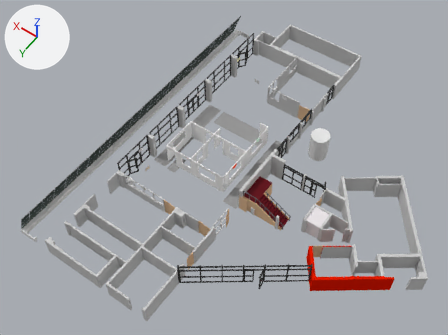
The Blender file models/environment/adream.blend as it was, and as the next commit left it.
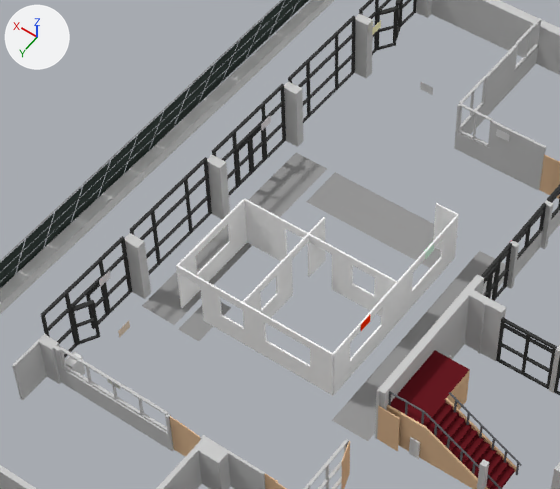
The first picture shows the older version from a camera (50 mm lens) standing at (-19.3, 43.4, 51.6) and looking at (3.2, 11.8, 2.0). The close-ups show both versions on the part from 23% to 68% of the width and 15% to 68% of the height of that picture; other places that the commit changed are outside them. Every picture has the same lights, and +X, +Y and +Z are marked at upper left.

In view in the first close-up: 'adream_apartment', 'adream_mall', 'burger_king', 'door_h20', 'gf_interface_1', 'gf_interface_2', 'gf_walkway_1', 'gf_walkway_2', 'glass_wall_h20_1', 'h_m', 'linkosuo', 'solar_alley', 'solar_panels', 'stairs_1', 'window_h20_4', 'window_h22_1', 'zizzi'.
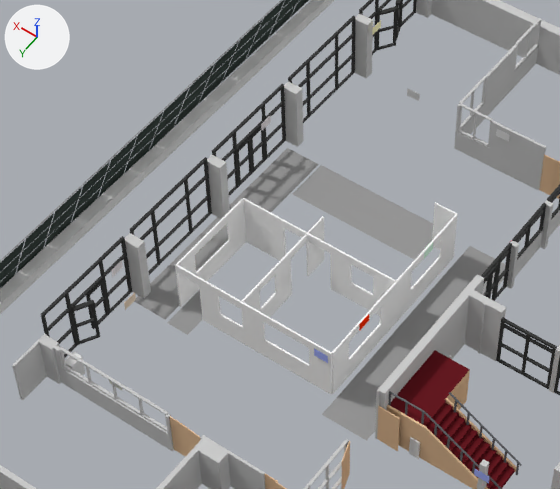
Location of each change, (x1, y1, x2, y2) in pixels of the close-ups (560 x 489 px):
'adream_apartment', moved
    before: (176, 199, 459, 396)
    after: (175, 198, 457, 395)
'gf_walkway_1', moved, rescaled
    before: (332, 251, 506, 441)
    after: (322, 246, 506, 441)
'gf_walkway_2', moved
    before: (142, 153, 327, 325)
    after: (134, 148, 319, 320)
'gf_interface_2', moved
    before: (307, 172, 458, 268)
    after: (293, 165, 433, 260)
'gf_interface_1', moved
    before: (178, 302, 231, 341)
    after: (167, 290, 203, 335)
'h_m', moved
    before: (420, 82, 433, 95)
    after: (407, 88, 420, 101)
'burger_king', moved
    before: (118, 321, 130, 338)
    after: (124, 293, 136, 310)
'zizzi', moved
    before: (99, 270, 111, 287)
    after: (111, 260, 123, 277)
'gf_toilets_signpost_2', added
    after: (474, 469, 489, 483)
'gf_toilets_signpost_1', added
    after: (314, 349, 328, 363)
'linkosuo', moved
    before: (361, 315, 370, 331)
    after: (359, 314, 369, 331)

Edits to the bpy script that builds the scene:
```text
Add mat_toilets:
    mat_toilets = diffuse_material('toilets')
    mat_toilets.base_color = (0.394, 0.471, 1.0)  # blue #a8b7ff
Add me_cube_029:
    me_cube_029.from_pydata(...)  # a box spanning x -1.0..1.0, y -1.0..1.0, z -1.0..1.0
    me_cube_029.materials.append(mat_toilets)  # blue #a8b7ff
Add me_cube_008:
    me_cube_008.from_pydata(...)  # a box spanning x -1.0..1.0, y -1.0..1.0, z -1.0..1.0
    me_cube_008.materials.append(mat_toilets)  # blue #a8b7ff
Change ob_gf_interface_2:
    ob_gf_interface_2.location: (5.8, 5.02, 0.0) -> (6.51, 5.02, 0.0)
Change ob_gf_interface_1:
    ob_gf_interface_1.location: (8.41, 13.12, 0.0) -> (8.95, 13.12, 0.0)
Change ob_burger_king:
    ob_burger_king.location: (9.03, 16.77, 2.7) -> (9.03, 16.27, 3.8)
Change ob_zizzi:
    ob_zizzi.location: (11.44, 15.07, 2.18) -> (11.44, 14.38, 2.1)
Change ob_linkosuo:
    ob_linkosuo.location: (2.29, 11.23, 2.3) -> (2.34, 11.23, 2.3)
Change ob_h_m:
    ob_h_m.location: (6.68, 0.7, 3.31) -> (7.29, 0.7, 2.61)
Change ob_gf_walkway_1:
    ob_gf_walkway_1.location: (0.91, 9.14, 0.0) -> (1.16, 9.14, 0.0)
    ob_gf_walkway_1.scale: (5.0, 0.8, 1.0) -> (5.0, 1.0, 1.0)
Change ob_gf_walkway_2:
    ob_gf_walkway_2.location: (9.97, 9.05, 0.0) -> (10.41, 9.05, 0.0)
Change ob_adream_apartment:
    ob_adream_apartment.location: (2.84, 5.0, 1.25) -> (2.89, 5.0, 1.25)
Add ob_gf_toilets_signpost_2:
    ob_gf_toilets_signpost_2 = bpy.data.objects.new('gf_toilets_signpost_2', me_cube_029)
    ob_gf_toilets_signpost_2.location = (-4.44, 13.79, 1.34)
    ob_gf_toilets_signpost_2.rotation_euler = (0.0, 0.0, 1.571)  # degrees (0, 0, 90)
    ob_gf_toilets_signpost_2.scale = (0.003, 0.3, 0.2)
Add ob_gf_toilets_signpost_1:
    ob_gf_toilets_signpost_1 = bpy.data.objects.new('gf_toilets_signpost_1', me_cube_008)
    ob_gf_toilets_signpost_1.location = (2.82, 13.26, 2.1)
    ob_gf_toilets_signpost_1.rotation_euler = (0.0, 0.0, 1.571)  # degrees (0, 0, 90)
    ob_gf_toilets_signpost_1.scale = (0.003, 0.3, 0.2)
```
